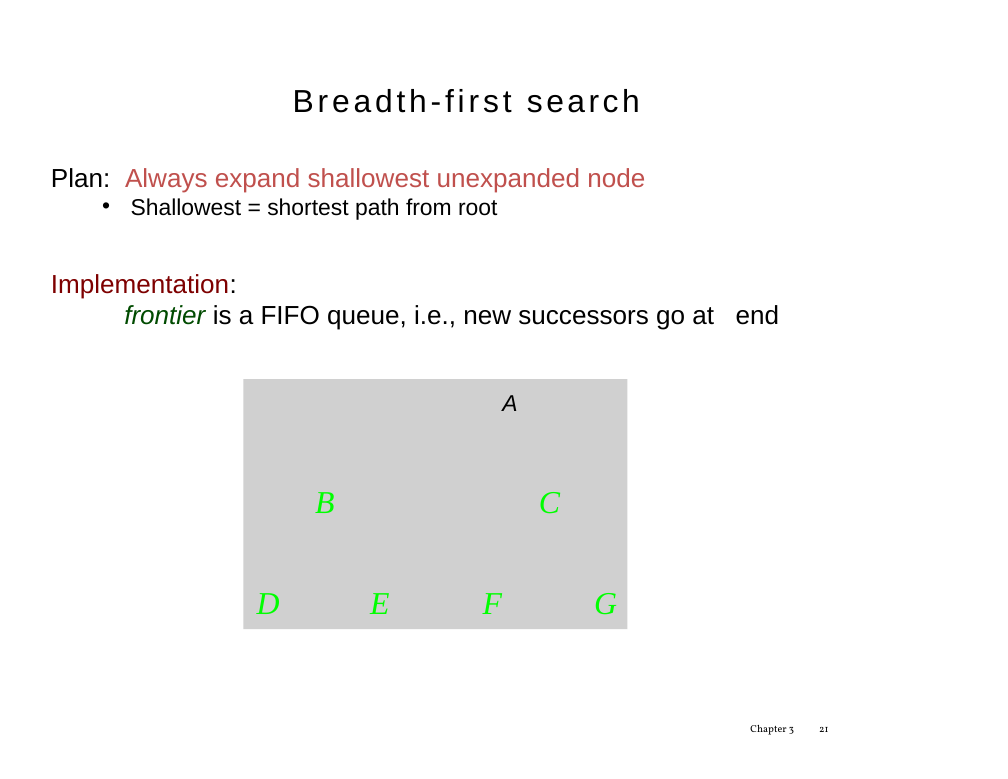
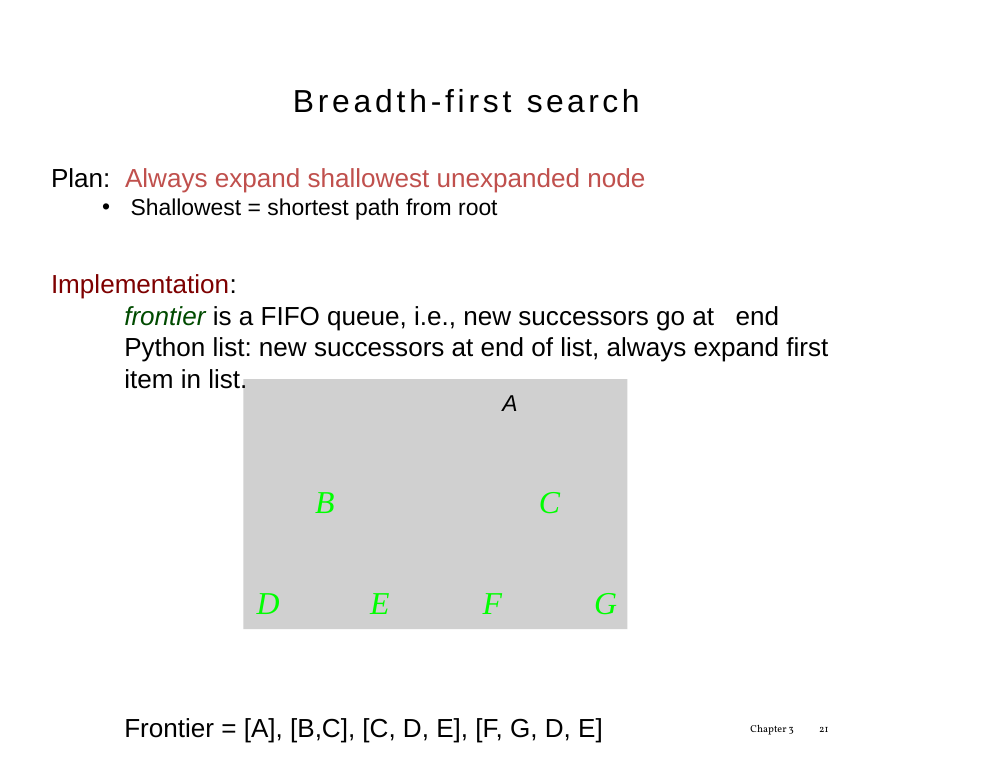
Before and after one commit to tdhock/2023-08-artificial-intelligence, a slide deck: slide 21 of slides/chapter3.1.pptx. Drawn at 1008x779 pixels with LibreOffice and Linux fonts; fonts in the diff are those of the drawing; grey boxes stand for pictures. Boxes give left, top, right and bottom in pixels: in the first picture for what was removed or moved away, otherwise in the second. Text is boxed around its words. In the diff, an @@ line names an element or a change of style, - is before the commit and + after.

```diff
--- a/slides/chapter3.1.pptx
+++ b/slides/chapter3.1.pptx
@@ text at [124, 337, 828, 743]: paragraphs added @@
+Python list: new successors at end of list, always expand first item in list.
+Frontier = [A], [B,C], [C, D, E], [F, G, D, E]
```
Also in this commit, not shown: 14 other slides changed, 1 slide added, 1 slide removed, 1 other file.
